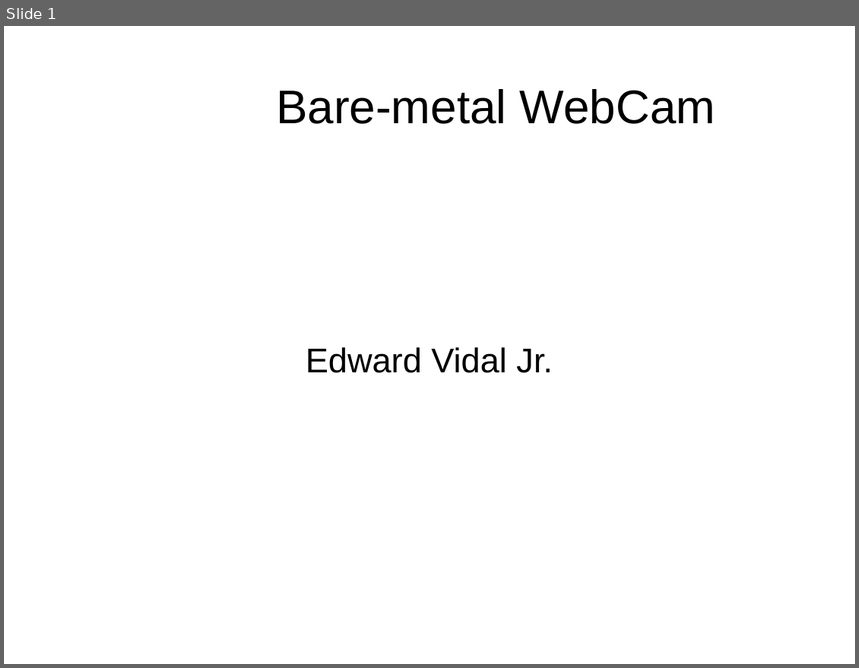
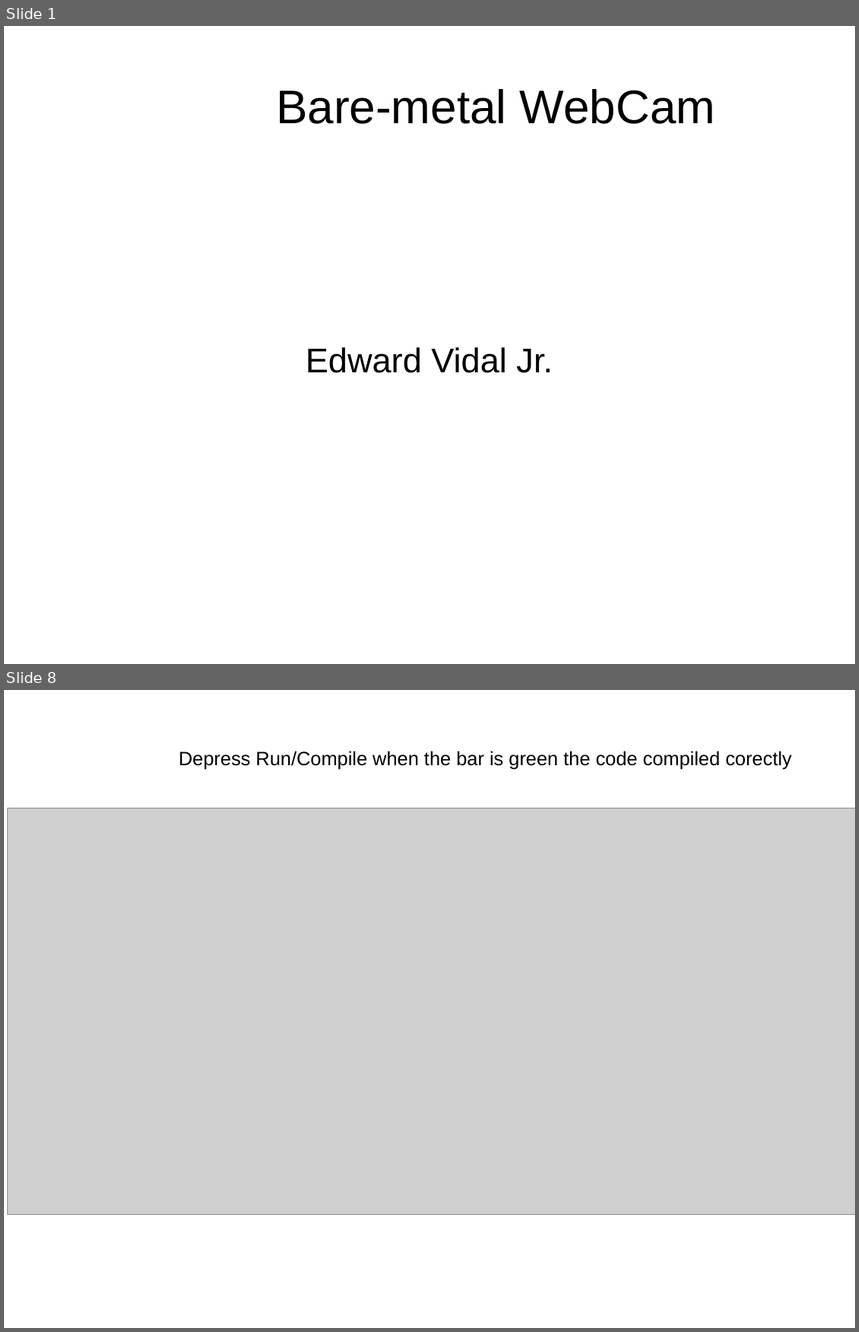
Before and after one commit to develone/EKIS, a slide deck: presentations/webcam.ppt. Shown one above the other, each under a label of ours: slide 1 before the commit, slides 1 and 8 after it; the slides between them are not shown. The pictures are 859x668 and 859x1332 pixels, drawn with LibreOffice and Linux fonts; fonts in the diff are those of the drawing; grey boxes stand for pictures. Boxes give left, top, right and bottom in pixels: in the first picture for what was removed or moved away, otherwise in the second. Text is boxed around its words. In the diff, an @@ line names an element or a change of style, - is before the commit and + after.

```diff
--- a/presentations/webcam.ppt
+++ b/presentations/webcam.ppt
@@ slide 8 added at box(4, 690, 855, 1328), background #FFFFFF @@
@@ text added at box(179, 751, 792, 770), 18 pt, text #000000 @@
+Depress Run/Compile when the bar is green the code compiled corectly
@@ picture added at box(8, 808, 855, 1214) @@
```
Also in this commit, not shown: 4 other slides added.
